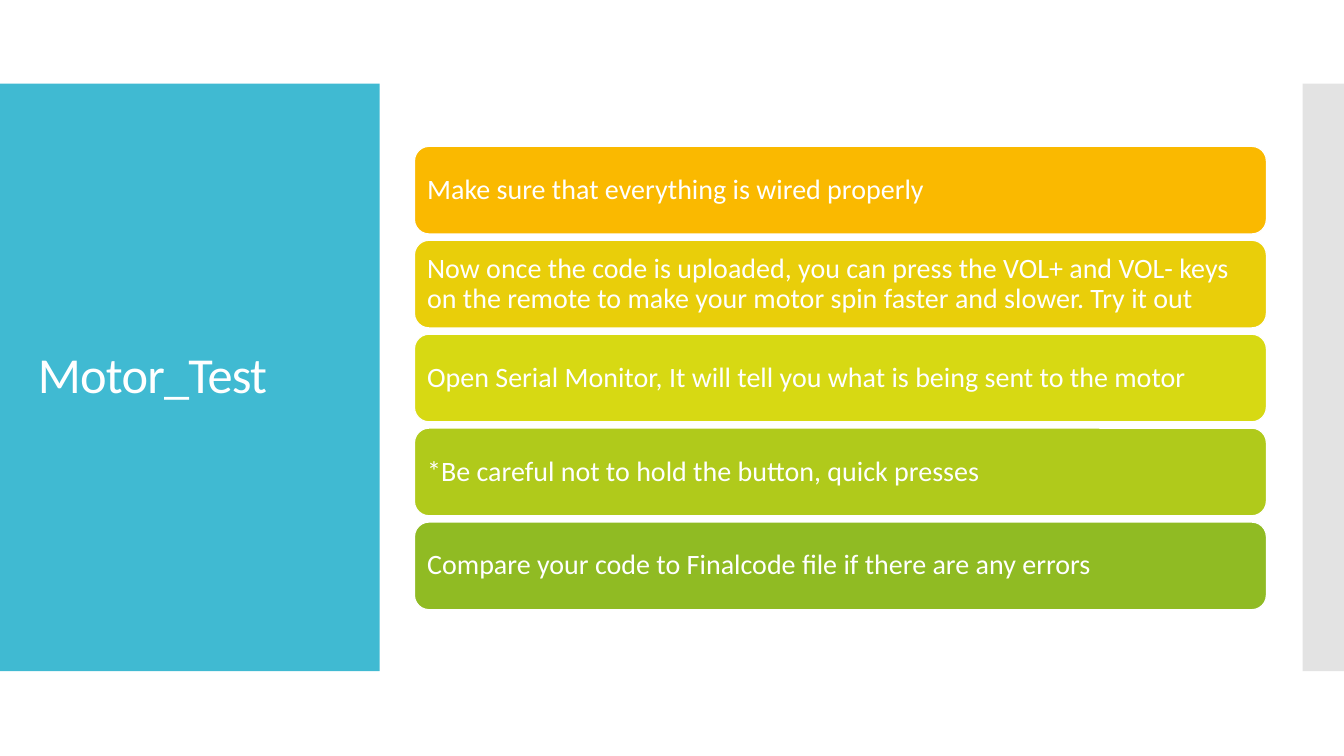
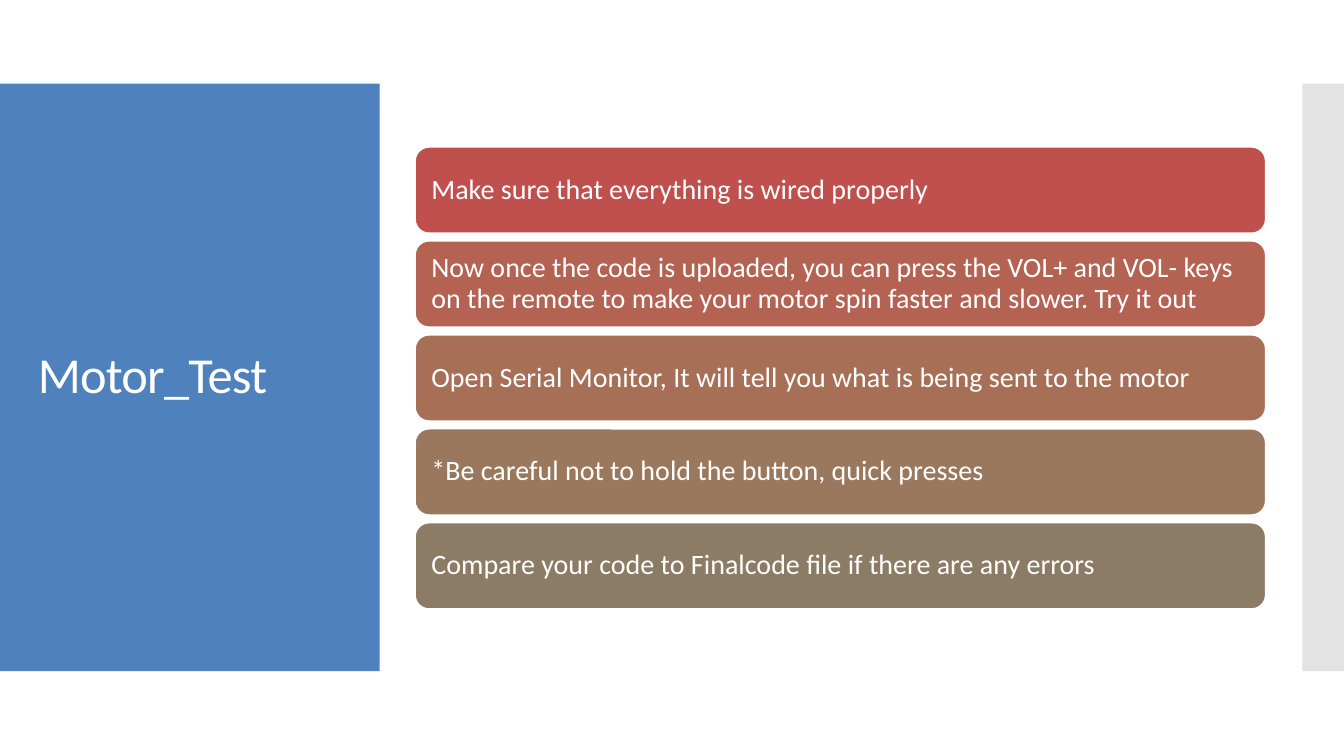
Before and after one commit to adiravishankara/arduino_tutorials, a slide deck: slide 5 of presentations/tutorial4.pptx. Drawn at 1344x756 pixels with LibreOffice and Linux fonts; fonts in the diff are those of the drawing. Boxes give left, top, right and bottom in pixels: in the first picture for what was removed or moved away, otherwise in the second. Text is boxed around its words. In the diff, an @@ line names an element or a change of style, - is before the commit and + after.

```diff
--- a/presentations/tutorial4.pptx
+++ b/presentations/tutorial4.pptx
@@ rectangle at box(0, 84, 380, 671): fill #40BAD2 to #4F81BD @@
@@ rounded rectangle "Make sure that everything is ...": place and size @@
-rounded rectangle "Make sure that everything is ..." at box(427, 179, 923, 204)
+rounded rectangle "Make sure that everything is ..." at box(414, 146, 1266, 234)
@@ rounded rectangle "Make sure that everything is ..." at box(414, 146, 1266, 234): less space between paragraphs; fill none to #C0504D; outline none to #FFFFFF 2 pt @@
@@ rounded rectangle "Now once the code is ...": place and size @@
-rounded rectangle "Now once the code is ..." at box(427, 258, 1228, 313)
+rounded rectangle "Now once the code is ..." at box(414, 240, 1266, 328)
@@ rounded rectangle "Now once the code is ..." at box(414, 240, 1266, 328): less space between paragraphs; fill none to #B46252; outline none to #FFFFFF 2 pt @@
@@ rounded rectangle "Open Serial Monitor, It will ...": place and size @@
-rounded rectangle "Open Serial Monitor, It will ..." at box(427, 367, 1185, 392)
+rounded rectangle "Open Serial Monitor, It will ..." at box(414, 335, 1266, 422)
@@ rounded rectangle "Open Serial Monitor, It will ..." at box(414, 335, 1266, 422): less space between paragraphs; fill none to #A86F57; outline none to #FFFFFF 2 pt @@
@@ rounded rectangle "*Be careful not to hold ...": place and size @@
-rounded rectangle "*Be careful not to hold ..." at box(427, 461, 979, 486)
+rounded rectangle "*Be careful not to hold ..." at box(414, 429, 1266, 516)
@@ rounded rectangle "*Be careful not to hold ..." at box(414, 429, 1266, 516): less space between paragraphs; fill none to #9A785E; outline none to #FFFFFF 2 pt @@
@@ rounded rectangle "Compare your code to Finalcode ...": place and size @@
-rounded rectangle "Compare your code to Finalcode ..." at box(427, 554, 1090, 579)
+rounded rectangle "Compare your code to Finalcode ..." at box(414, 522, 1266, 610)
@@ rounded rectangle "Compare your code to Finalcode ..." at box(414, 522, 1266, 610): less space between paragraphs; fill none to #8C7B65; outline none to #FFFFFF 2 pt @@
@@ group removed at box(414, 146, 1266, 610): 5 rounded rectangles @@
```
Also in this commit, not shown: 4 other slides changed.
